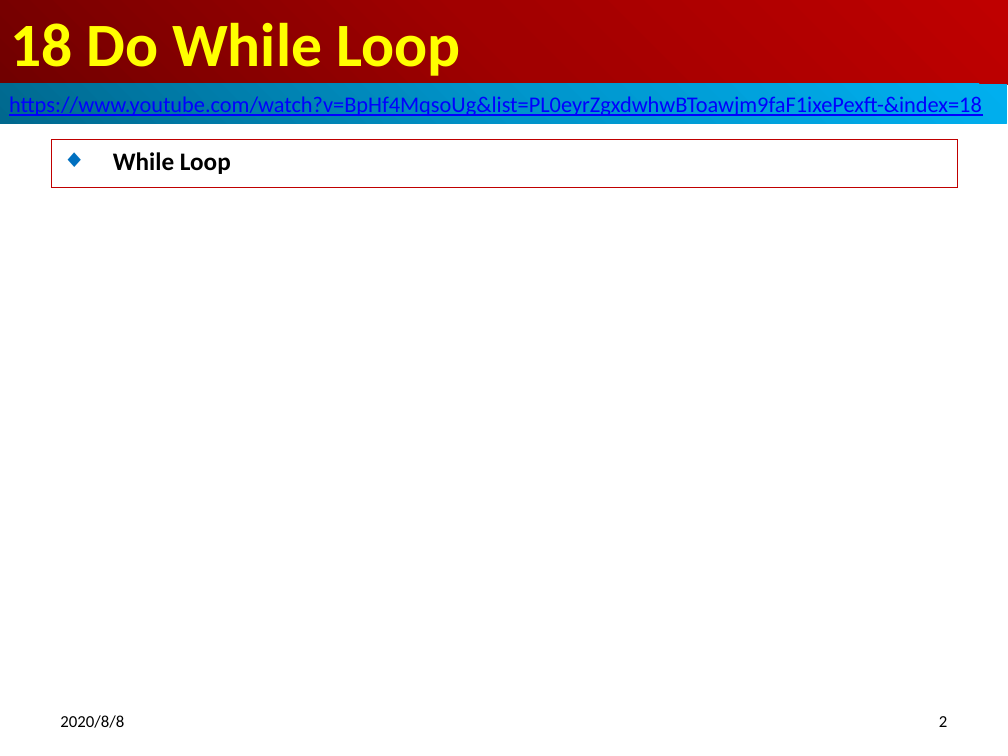
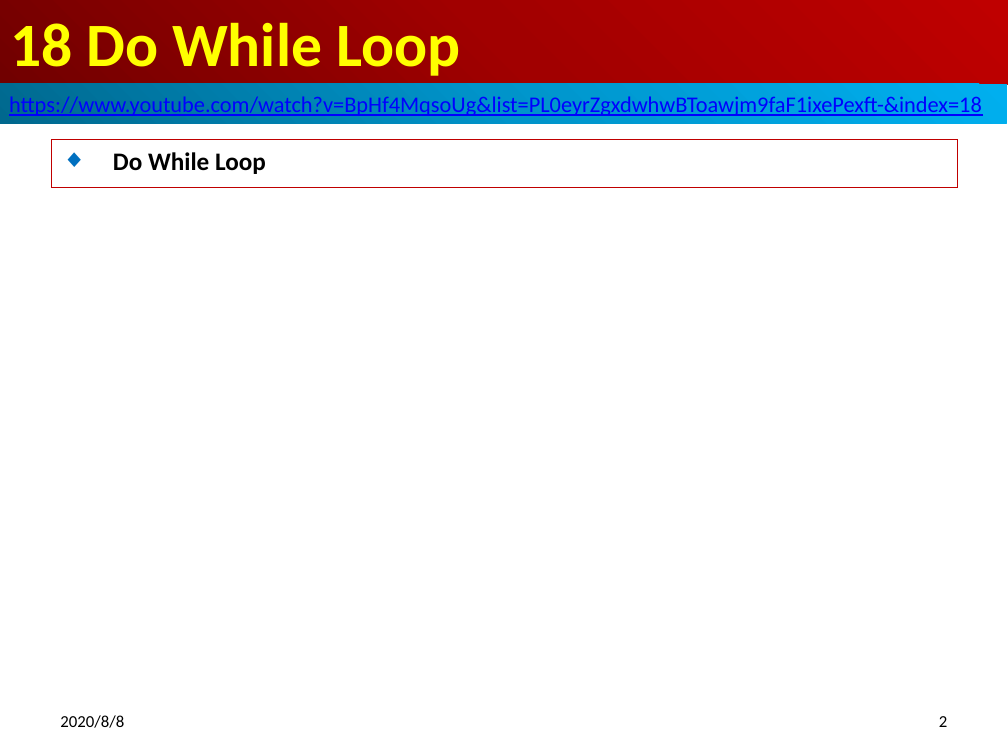
Before and after one commit to peterhchen/900_PHP_Proj, a slide deck: slide 2 of 18_DoWhileLoop.pptx. Drawn at 1008x756 pixels with LibreOffice and Linux fonts; fonts in the diff are those of the drawing. Boxes give left, top, right and bottom in pixels: in the first picture for what was removed or moved away, otherwise in the second. Text is boxed around its words. In the diff, an @@ line names an element or a change of style, - is before the commit and + after.

```diff
--- a/18_DoWhileLoop.pptx
+++ b/18_DoWhileLoop.pptx
@@ subtitle at <box>113,152,266,174</box>: text changed @@
-◆ While Loop
+◆ Do While Loop
```
Also in this commit, not shown: 3 other files.
